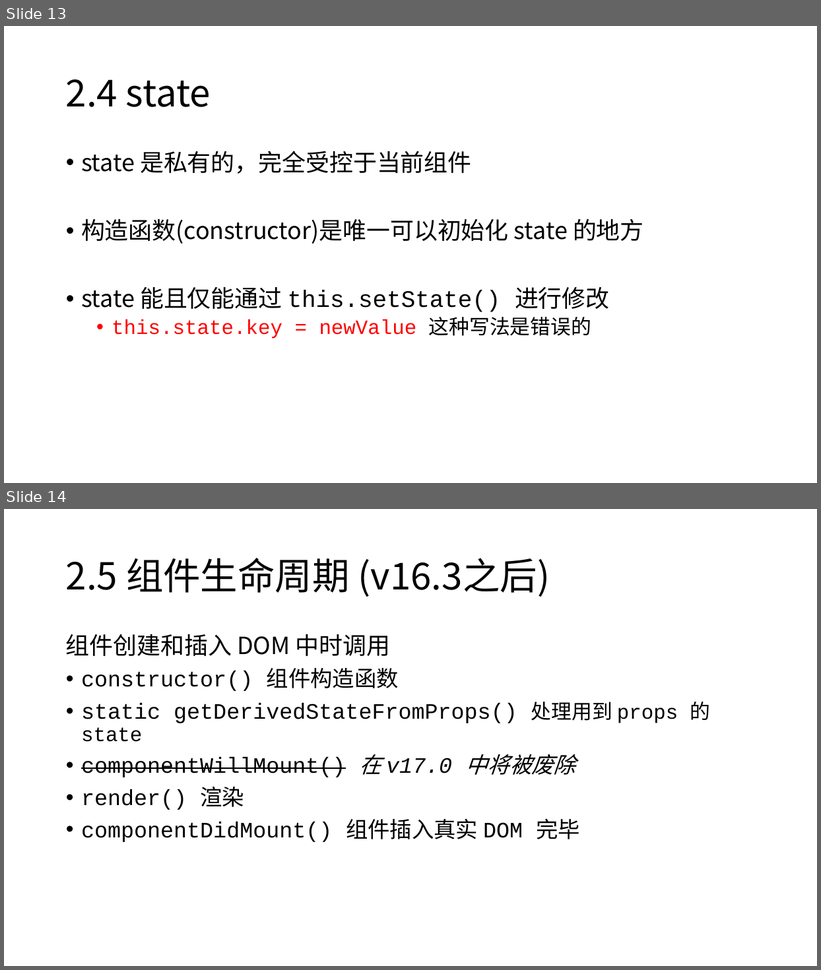
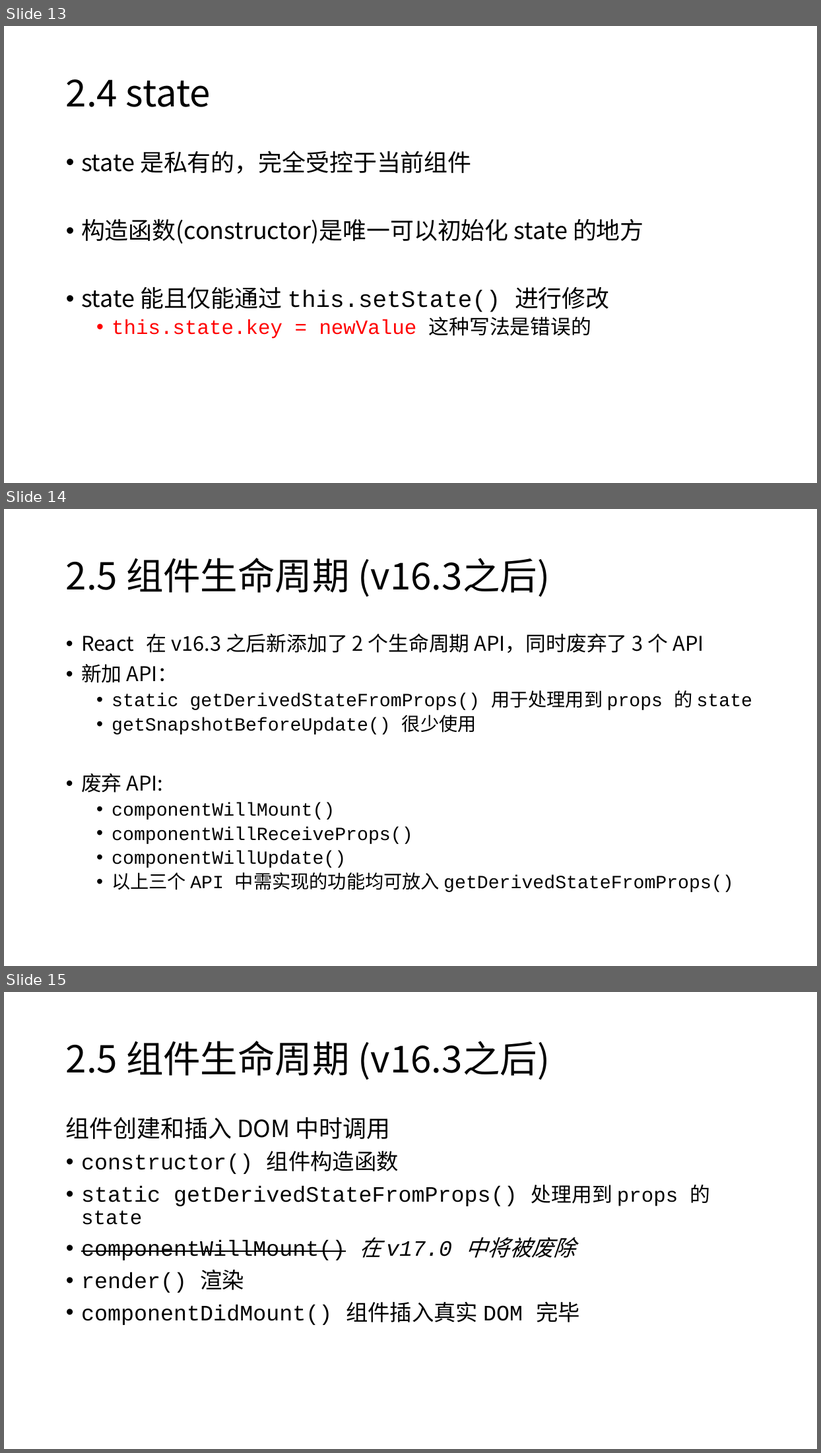
Before and after one commit to Zettat123/react_tutorial, a slide deck: slides/React 入门.pptx. Shown one above the other, each under a label of ours: slides 13 and 14 before the commit, slides 13, 14 and 15 after it. The pictures are 821x970 and 821x1453 pixels, drawn with LibreOffice and Linux fonts; fonts in the diff are those of the drawing. Boxes give left, top, right and bottom in pixels: in the first picture for what was removed or moved away, otherwise in the second. Text is boxed around its words. In the diff, an @@ line names an element or a change of style, - is before the commit and + after.

```diff
--- a/slides/React 入门.pptx
+++ b/slides/React 入门.pptx
@@ slide 14 added at <box>4,509,817,966</box>, background #FFFFFF @@
@@ title added at <box>66,558,550,597</box>, 44 pt, text #000000 @@
+2.5 组件生命周期 (v16.3之后)
@@ text added at <box>81,634,753,892</box>, 22 pt, text #000000 @@
+• React 在 v16.3 之后新添加了 2 个生命周期 API，同时废弃了 3 个 API
+• 新加 API：
+  • static getDerivedStateFromProps() 用于处理用到 props 的 state
+  • getSnapshotBeforeUpdate() 很少使用
+• 废弃 API:
+  • componentWillMount()
+  • componentWillReceiveProps()
+  • componentWillUpdate()
+  • 以上三个 API 中需实现的功能均可放入 getDerivedStateFromProps()
@@ what was slide 14 is now slide 15 @@
```
Also in this commit, not shown: 4 slides changed, 1 other file.
